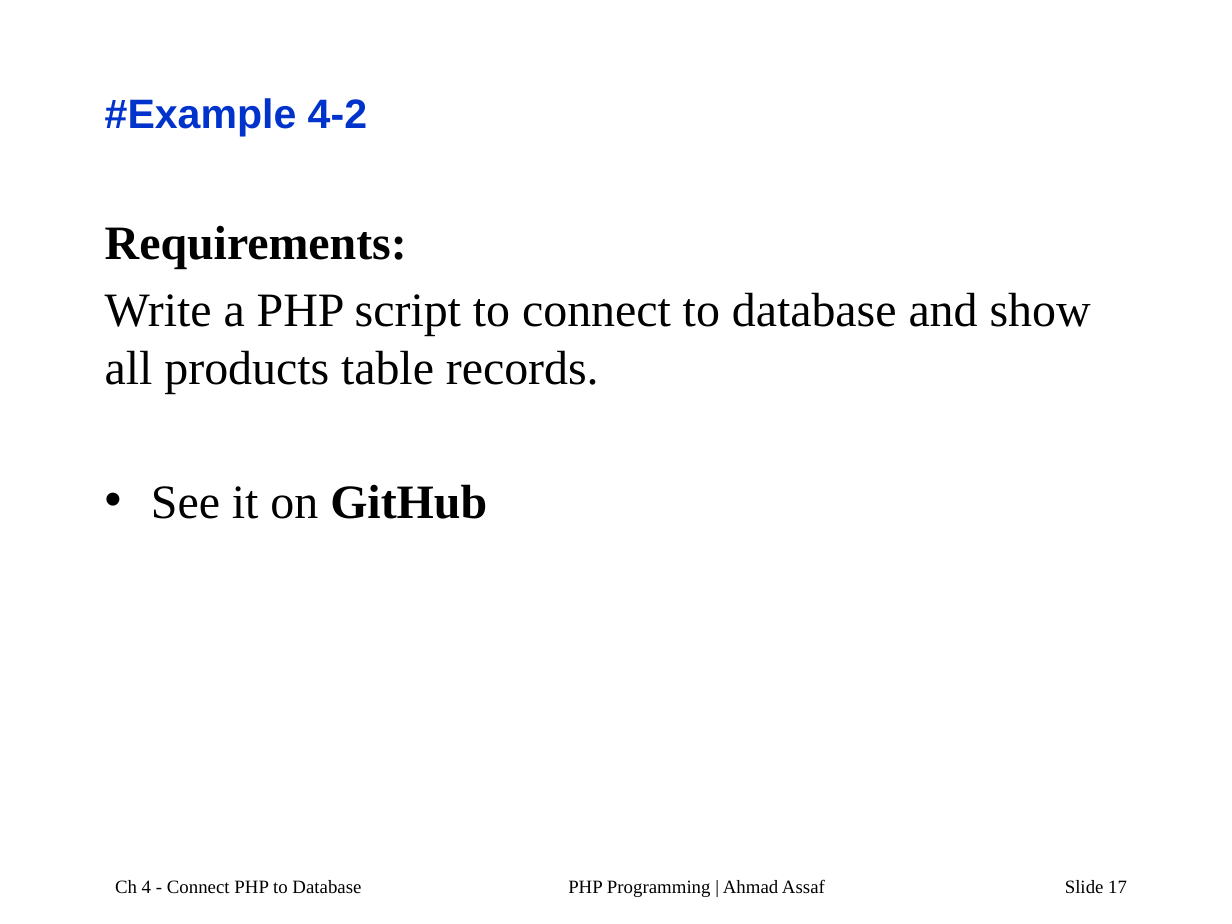
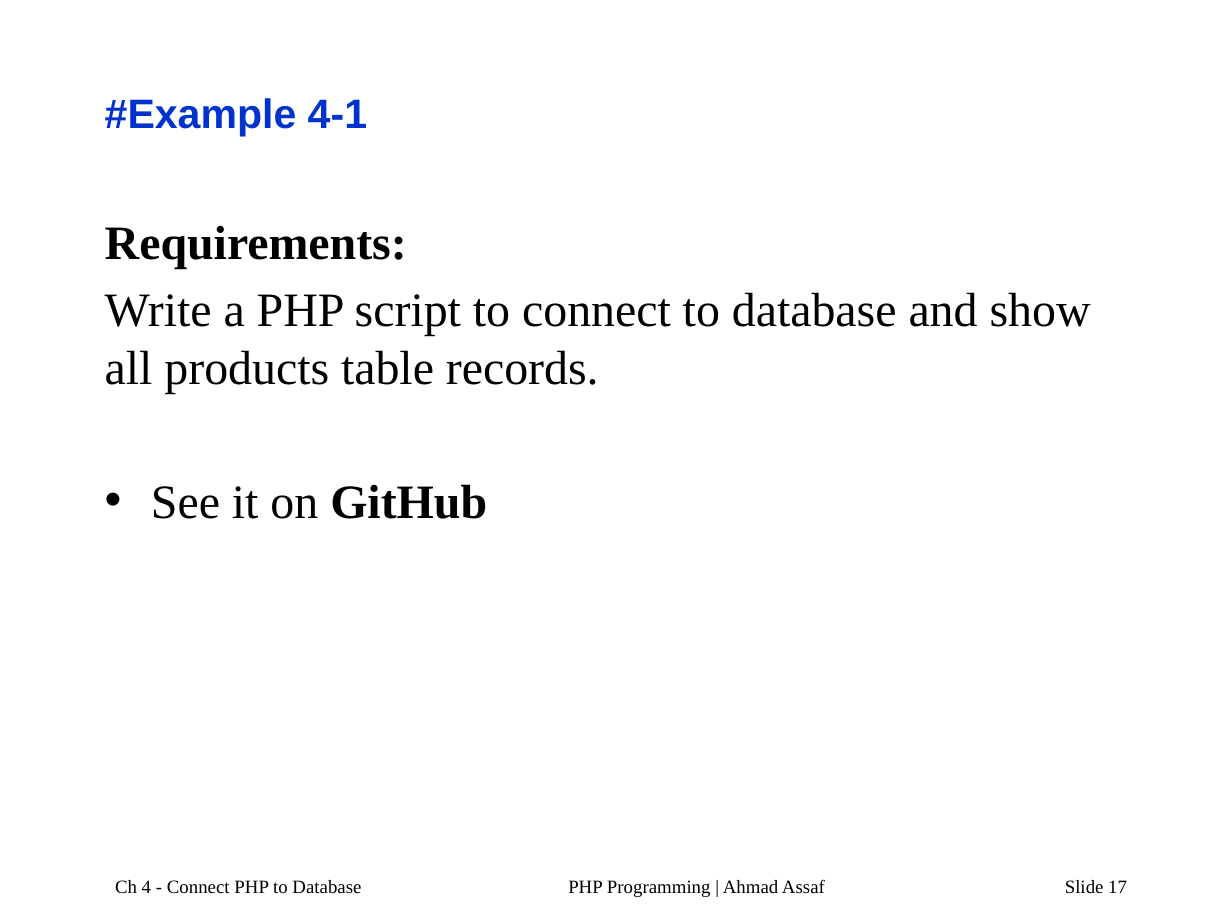
Before and after one commit to AhmadAssafCode/PHP2211, a slide deck: slide 17 of others/PHP-Ch4a.pptx. Drawn at 1232x924 pixels with LibreOffice and Linux fonts; fonts in the diff are those of the drawing. Boxes give left, top, right and bottom in pixels: in the first picture for what was removed or moved away, otherwise in the second. Text is boxed around its words. In the diff, an @@ line names an element or a change of style, - is before the commit and + after.

```diff
--- a/others/PHP-Ch4a.pptx
+++ b/others/PHP-Ch4a.pptx
@@ title at (105,98,367,136): text changed @@
-#Example 4-2
+#Example 4-1
```
Also in this commit, not shown: 2 other slides changed, 1 slide added, 1 other file.
